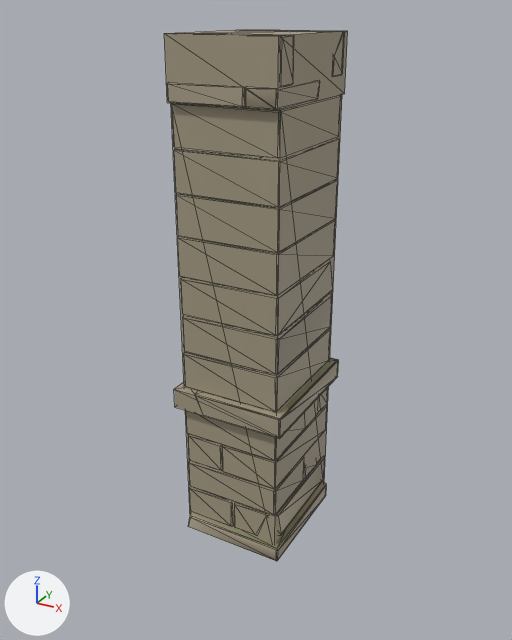
The glTF model assets/models/temple_kit/viaduct_top_pier.glb as it was, and as the next commit left it.
Both versions are drawn from a 50 mm lens placed at (15.0, -27.6, 0.9), pointed at (-0.3, 0.1, -13.0). The axes (+X, +Y, +Z) are drawn at lower left. The lights are the same throughout. The older version comes first. Mesh edges are drawn as thin lines. Vertices at exactly the same position are counted once.

Objects in the first picture: 'viaduct_top_pier', 'viaduct_top_pier_far'.
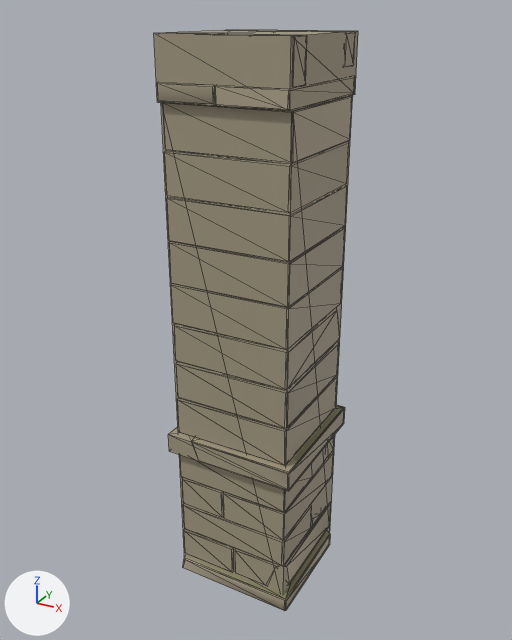
What differs and where, as boxes [x1, y1, x2, y2] in the pictures (512 x 640 px; the box of a moved part takes in the faces that stretch with it):
'viaduct_top_pier_far', reshaped (11% wider, 10% taller)
    before: [164, 29, 348, 544]
    after: [154, 29, 358, 594]
'viaduct_top_pier', reshaped (15% wider, 10% taller)
    before: [168, 83, 338, 561]
    after: [158, 83, 353, 611]
part 1 of me_viaduct_top_pier, moved or reshaped
    before: [278, 296, 332, 374]
    after: [287, 344, 339, 428]
part 2 of me_viaduct_top_pier, rebuilt (not visible afterwards)
    before: [188, 482, 326, 561]
part 3 of me_viaduct_top_pier, rebuilt
    before: [168, 83, 243, 107]
    after: [158, 83, 214, 104]
part 4 of me_viaduct_top_pier, rebuilt
    before: [246, 88, 277, 109]
    after: [216, 86, 289, 110]
part 5 of me_viaduct_top_pier, added (brown)
    after: [183, 530, 330, 611]
part 6 of me_viaduct_top_pier, added
    after: [286, 503, 331, 584]
part 7 of me_viaduct_top_pier, added
    after: [239, 405, 344, 485]
part 8 of me_viaduct_top_pier, added (brown)
    after: [292, 97, 353, 163]
part 9 of me_viaduct_top_pier, deleted
    before: [278, 457, 325, 535]
part 10 of me_viaduct_top_pier, deleted
    before: [237, 358, 338, 432]
part 11 of me_viaduct_top_pier_far, moved or reshaped
    before: [171, 95, 342, 544]
    after: [161, 95, 353, 594]
part 12 of me_viaduct_top_pier_far, moved or reshaped
    before: [174, 358, 339, 438]
    after: [168, 405, 345, 491]
part 13 of me_viaduct_top_pier_far, moved or reshaped
    before: [164, 29, 348, 111]
    after: [154, 29, 358, 111]

The edits, one by one:
me_viaduct_top_pier is used by ob_viaduct_top_pier; location (0.0, 0.0, 0.0).
me_viaduct_top_pier had 580 vertices, 989 faces and spanned x -2.9..2.9, y -3.4..3.4, z -24.0..0.0.
me_viaduct_top_pier now has 611 vertices, 1041 faces and spans x -3.4..3.4, y -3.4..3.4, z -27.0..0.0.
me_viaduct_top_pier part 1: the loose piece of 24 vertices spanning x -2.5..2.5, y -3.0..3.0, z -13.9..-12.0 is scaled about its middle by (1.21, 1, 1.06), then moved by (0.0, 0.0, -2.5).
me_viaduct_top_pier part 2: the loose piece of 28 vertices spanning x -2.8..2.8, y -3.3..3.3, z -24.0..-23.2 is rebuilt with 26 vertices and now spans x -3.0..3.0, y -3.0..0.3, z -24.5..-22.9.
me_viaduct_top_pier part 3: the loose piece of 26 vertices spanning x -2.5..1.1, y -3.3..3.3, z -2.6..-1.8 is rebuilt with 26 vertices and now spans x -3.0..-0.3, y -3.3..3.2, z -2.6..-1.8.
me_viaduct_top_pier part 4: the loose piece of 20 vertices spanning x 1.1..2.5, y -3.3..1.9, z -2.6..-1.8 is rebuilt with 24 vertices and now spans x -0.2..3.0, y -3.3..3.2, z -2.6..-1.8.
me_viaduct_top_pier part 5: a new loose piece of 28 vertices spanning x -3.3..3.3, y -3.3..3.3, z -27.0..-26.2, in mat_temple_stone.
me_viaduct_top_pier part 6: a new loose piece of 28 vertices spanning x 0.2..3.0, y -3.0..3.0, z -26.2..-24.5, in mat_temple_stone.
me_viaduct_top_pier part 7: a new loose piece of 28 vertices spanning x -3.4..3.4, y -3.4..3.4, z -19.5..-18.5, in mat_temple_stone.
me_viaduct_top_pier part 8: a new loose piece of 26 vertices spanning x -3.0..3.0, y -3.0..3.0, z -4.6..-2.6, in mat_temple_stone.
me_viaduct_top_pier part 9: the loose piece of 28 vertices spanning x 0.2..2.5, y -3.0..3.0, z -23.2..-21.6 is deleted.
me_viaduct_top_pier part 10: the loose piece of 28 vertices spanning x -2.9..2.9, y -3.4..3.4, z -16.8..-15.8 is deleted.
Other edits to the shape of me_viaduct_top_pier do not show in these pictures.
me_viaduct_top_pier_far is used by ob_viaduct_top_pier_far; location (0.0, 0.0, 0.0).
me_viaduct_top_pier_far had 24 vertices, 36 faces and spanned x -2.8..2.8, y -3.3..3.3, z -24.0..0.0.
me_viaduct_top_pier_far now has 24 vertices, 36 faces and spans x -3.3..3.3, y -3.3..3.3, z -27.0..0.0.
me_viaduct_top_pier_far part 11: the loose piece of 8 vertices spanning x -2.5..2.5, y -3.0..3.0, z -24.0..-2.6 is scaled about its middle by (1.2, 1, 1.14), then moved by (0.0, 0.0, -1.5).
me_viaduct_top_pier_far part 12: the loose piece of 8 vertices spanning x -2.8..2.8, y -3.3..3.3, z -16.8..-15.8 is scaled about its middle by (1.18, 1, 1), then moved by (0.0, 0.0, -2.7).
me_viaduct_top_pier_far part 13: the loose piece of 8 vertices spanning x -2.5..2.5, y -3.2..3.2, z -2.6..0.0 is scaled about its middle by (1.2, 1, 1).
